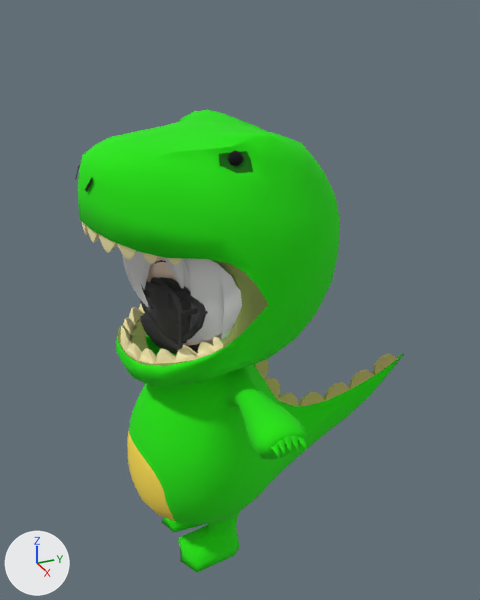
The glTF model public/models/web_kaiju.glb: old version first, new version second.
Rendered twice from a 50 mm camera at (1.118, -0.419, 1.135) aimed at (-0.031, 0.098, 0.561). The lights are fixed; the arrows at lower left show +X, +Y and +Z. Where no turn or scale is listed for an object, it has been applied to the vertices.

Before the edit, the objects in view are built like this:
```python
me_hair_ponytail_001 = bpy.data.meshes.new('hair_ponytail.001')
me_hair_ponytail_001.from_pydata(...)  # 802 vertices, 1512 faces; spans x -0.187..0.187, y -0.102..0.242, z 0.491..0.9
me_hair_ponytail_001.materials.append(mat_hair)  # white #e7e7e7
me_kaiju = bpy.data.meshes.new('kaiju')
me_kaiju.from_pydata(...)  # 1999 vertices, 3957 faces; spans x -0.348..0.348, y -0.219..0.517, z 0.004..0.934
# faces by material slot: [3099, 858]
me_kaiju.materials.append(mat_clothes_primary)
me_kaiju.materials.append(mat_clothes_secondary)
me_mask = bpy.data.meshes.new('mask')
me_mask.from_pydata(...)  # 137 vertices, 240 faces; spans x -0.123..0.123, y -0.123..-0.039, z 0.493..0.584
me_mask.materials.append(mat_face_accessories_001)
ob_accessory_mask = bpy.data.objects.new('accessory.mask', me_mask)
ob_accessory_mask.location = (0.0, 0.0, 0.0)
ob_clothes_kaiju = bpy.data.objects.new('clothes.kaiju', me_kaiju)
ob_clothes_kaiju.location = (0.0, 0.0, 0.0)
ob_hair_side = bpy.data.objects.new('hair.side', me_hair_ponytail_001)
ob_hair_side.location = (0.0, 0.0, 0.0)
# also in view: 'hair.front' at (0.004, -0.077, 0.735); 'clothes.back' at (0.0, 0.303, 0.361); 'accessory.goggle' at (0.0, -0.065, 0.613)
```
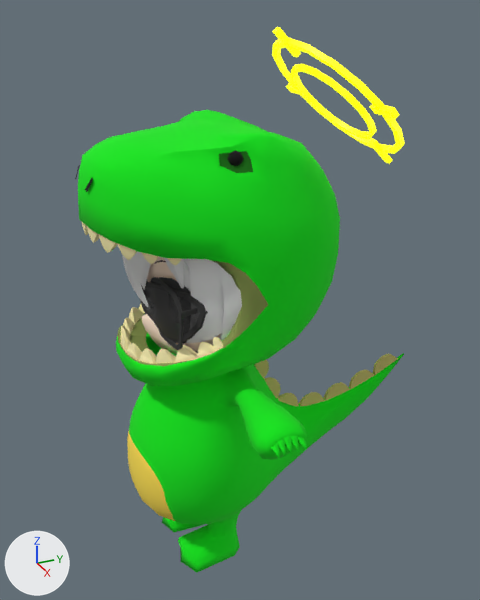
Location of each change, [x1, y1, x2, y2] in pixels of the pictures (480 x 600 px):
'accessory.halo', added (yellow)
    after: [272, 27, 405, 164]
'accessory.mask', deleted
    before: [140, 314, 206, 354]

Diff of the bpy script that builds the scene:
```diff
--- a/public/models/web_kaiju.glb.py
+++ b/public/models/web_kaiju.glb.py
@@ mat_halo @@
+mat_halo = principled_material('halo')
+mat_halo.base_color = (1.0, 1.0, 0.0)  # yellow #ffff00
+mat_halo.emission_color = (1.0, 1.0, 0.0)  # yellow #ffff00
+mat_halo.emission_strength = 1.0
@@ me_halo @@
+me_halo.from_pydata(...)  # 170 vertices, 324 faces; spans x -0.185..0.185, y 0.15..0.423, z 0.824..1.086
+me_halo.materials.append(mat_halo)  # yellow #ffff00
@@ ob_accessory_mask @@
-ob_accessory_mask = bpy.data.objects.new('accessory.mask', me_mask)
-ob_accessory_mask.location = (0.0, 0.0, 0.0)
@@ ob_accessory_halo @@
+ob_accessory_halo = bpy.data.objects.new('accessory.halo', me_halo)
+ob_accessory_halo.location = (0.0, 0.0, 0.0)
```
